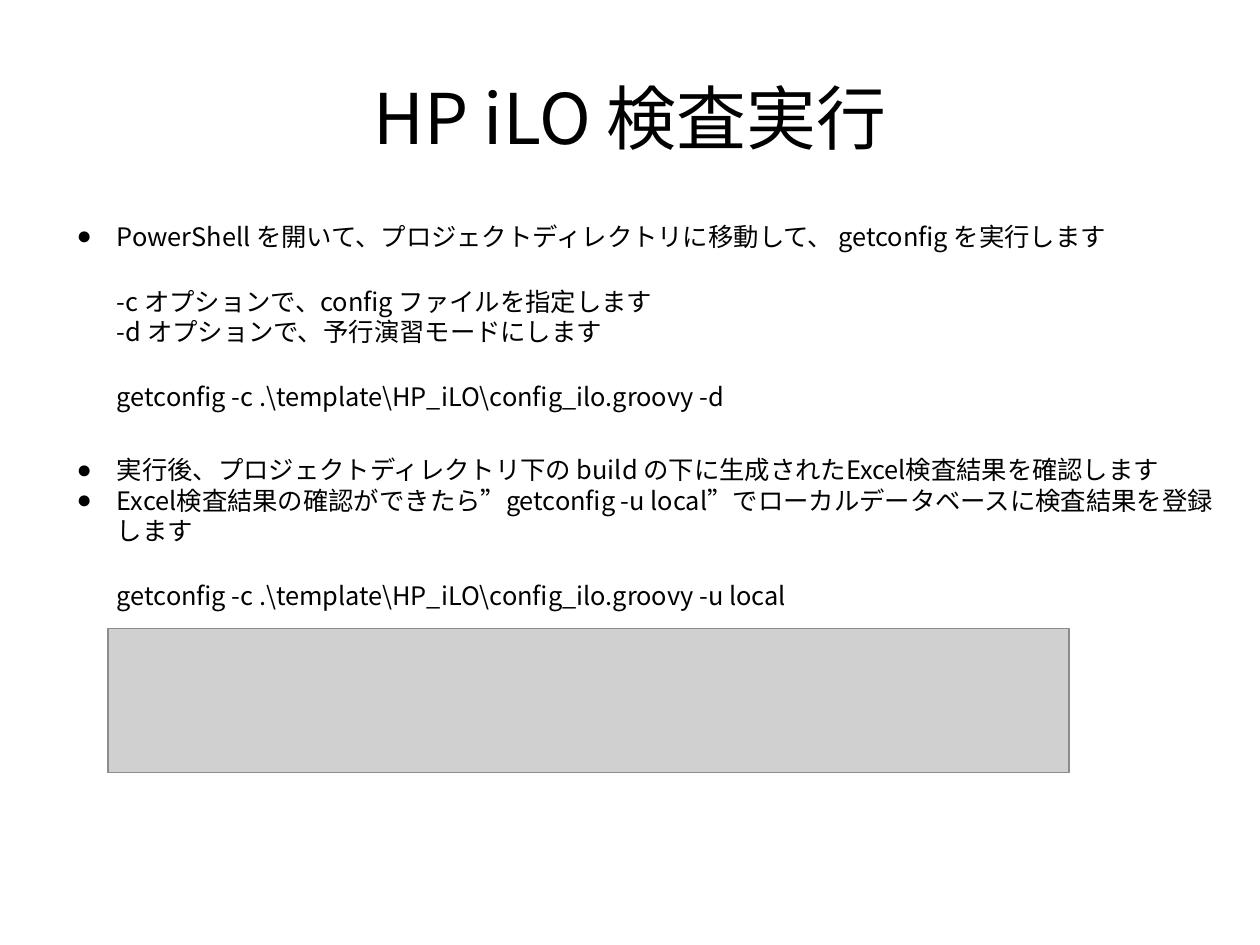
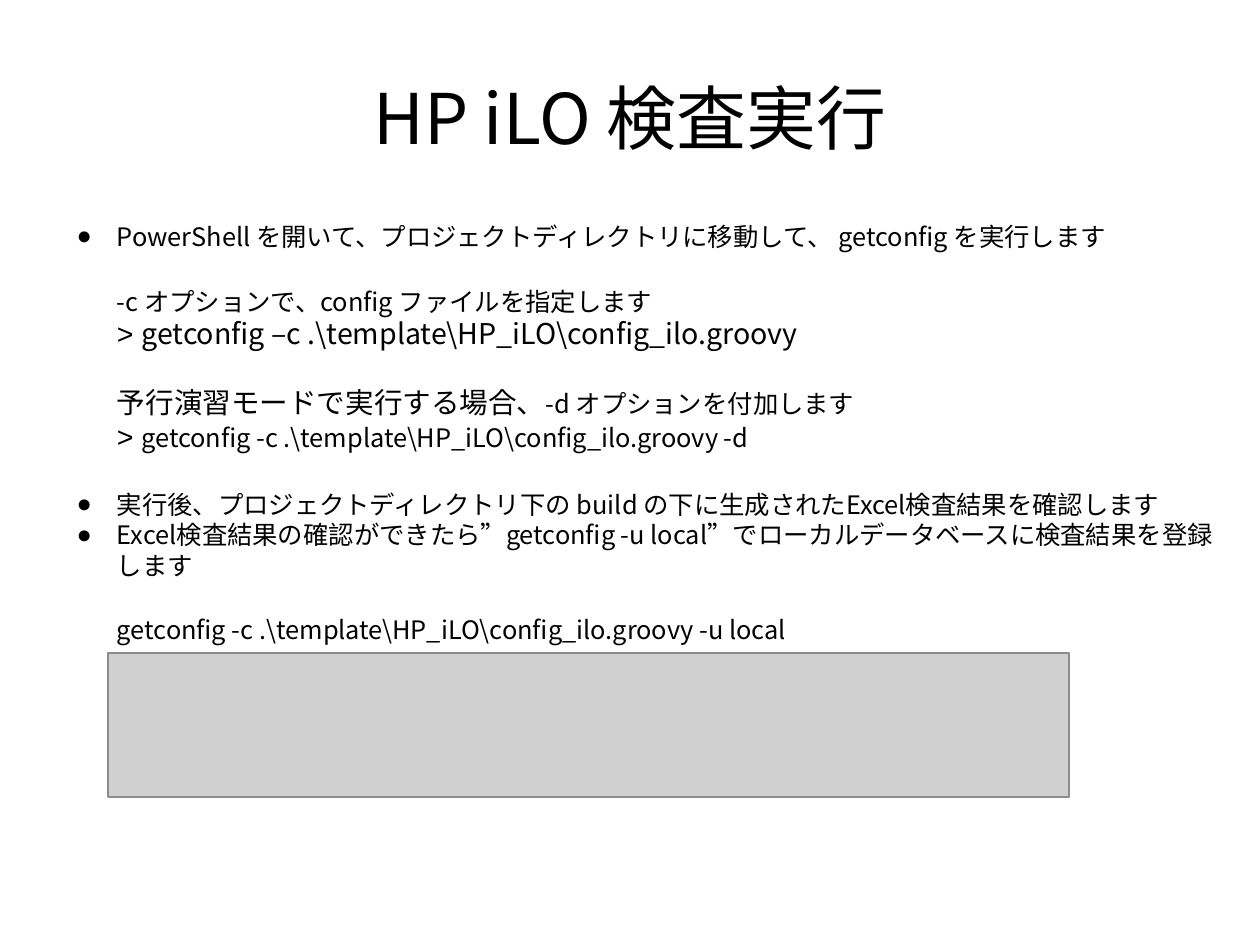
Before and after one commit to frsw3nr/gradle-server-acceptance, a slide deck: slide 54 of docs/jp/tutorial_test_pc.pptx (slide 53 before the commit). Drawn at 1260x945 pixels with LibreOffice and Linux fonts; fonts in the diff are those of the drawing; grey boxes stand for pictures. Boxes give left, top, right and bottom in pixels: in the first picture for what was removed or moved away, otherwise in the second. Text is boxed around its words. In the diff, an @@ line names an element or a change of style, - is before the commit and + after.

```diff
--- a/docs/jp/tutorial_test_pc.pptx
+++ b/docs/jp/tutorial_test_pc.pptx
@@ text at <box>117,224,1106,416</box>: text changed @@
-● PowerShell を開いて、プロジェクトディレクトリに移動して、 getconfig を実行します
-  -c オプションで、config ファイルを指定します
-  -d オプションで、予行演習モードにします
-  getconfig -c .\template\HP_iLO\config_ilo.groovy -d
+● PowerShell を開いて、プロジェクトディレクトリに移動して、 getconfig を実行します
+  -c オプションで、config ファイルを指定します
+  > getconfig –c .\template\HP_iLO\config_ilo.groovy
+  予行演習モードで実行する場合、-d オプションを付加します
+  > getconfig -c .\template\HP_iLO\config_ilo.groovy -d
@@ text "実行後、プロジェクトディレクトリ下の build の下に生成されたExcel検査結果を確認します": place and size @@
-text "実行後、プロジェクトディレクトリ下の build の下に生成されたExcel検査結果を確認します" at <box>117,457,1213,612</box>
+text "実行後、プロジェクトディレクトリ下の build の下に生成されたExcel検査結果を確認します" at <box>117,492,1213,646</box>
@@ picture: place and size @@
-picture at <box>109,629,1070,773</box>
+picture at <box>109,653,1070,797</box>
```
Also in this commit, not shown: 8 other slides changed, 1 slide added, 1 other file.
